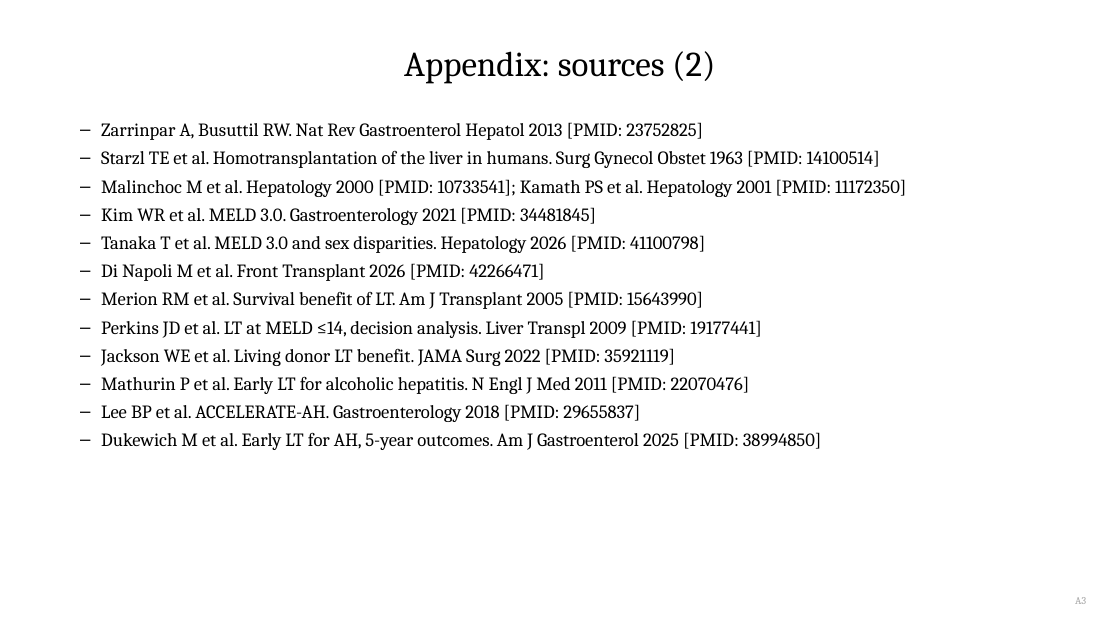
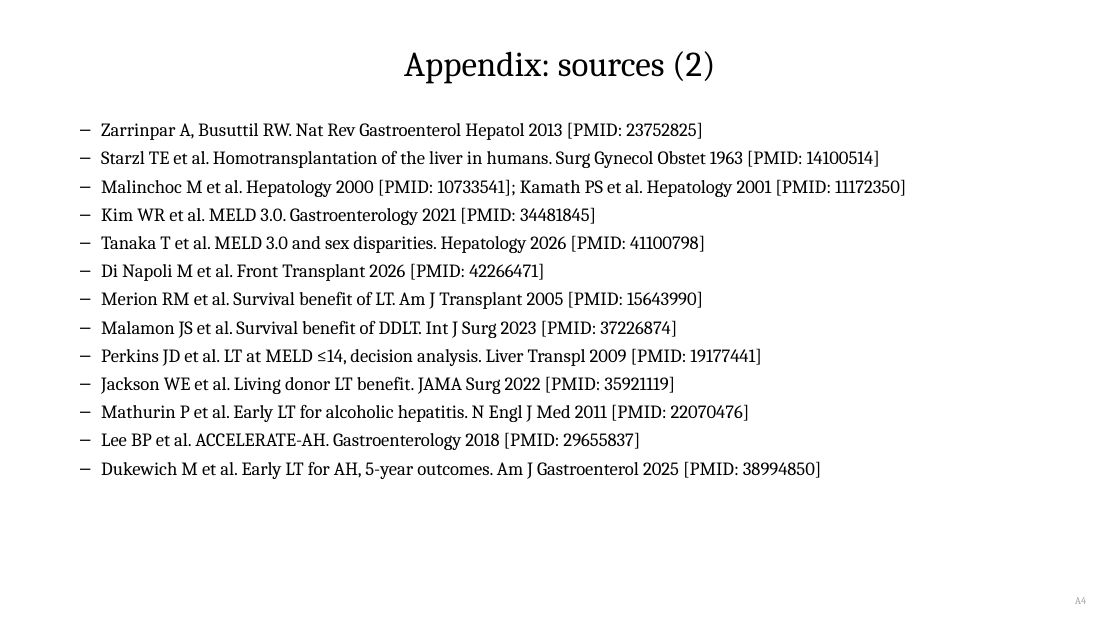
Before and after one commit to qaddodi/mohammad-almeqdadi-lectures, a slide deck: slide 55 of lectures/liver-transplant-grand-rounds-mmc-2026/Liver Transplantation When to Refer and Whats New.pptx (slide 57 before the commit). Drawn at 1120x630 pixels with LibreOffice and Linux fonts; fonts in the diff are those of the drawing. Boxes give left, top, right and bottom in pixels: in the first picture for what was removed or moved away, otherwise in the second. Text is boxed around its words. In the diff, an @@ line names an element or a change of style, - is before the commit and + after.

```diff
--- a/lectures/liver-transplant-grand-rounds-mmc-2026/Liver Transplantation When to Refer and Whats New.pptx
+++ b/lectures/liver-transplant-grand-rounds-mmc-2026/Liver Transplantation When to Refer and Whats New.pptx
@@ text at box(101, 320, 677, 338): paragraph added @@
+– Malamon JS et al. Survival benefit of DDLT. Int J Surg 2023 [PMID: 37226874]
@@ text at box(1075, 597, 1086, 604): text changed @@
-A3
+A4
```
Also in this commit, not shown: 53 other slides changed, 2 slides added, 3 slides removed, 4 other files.
